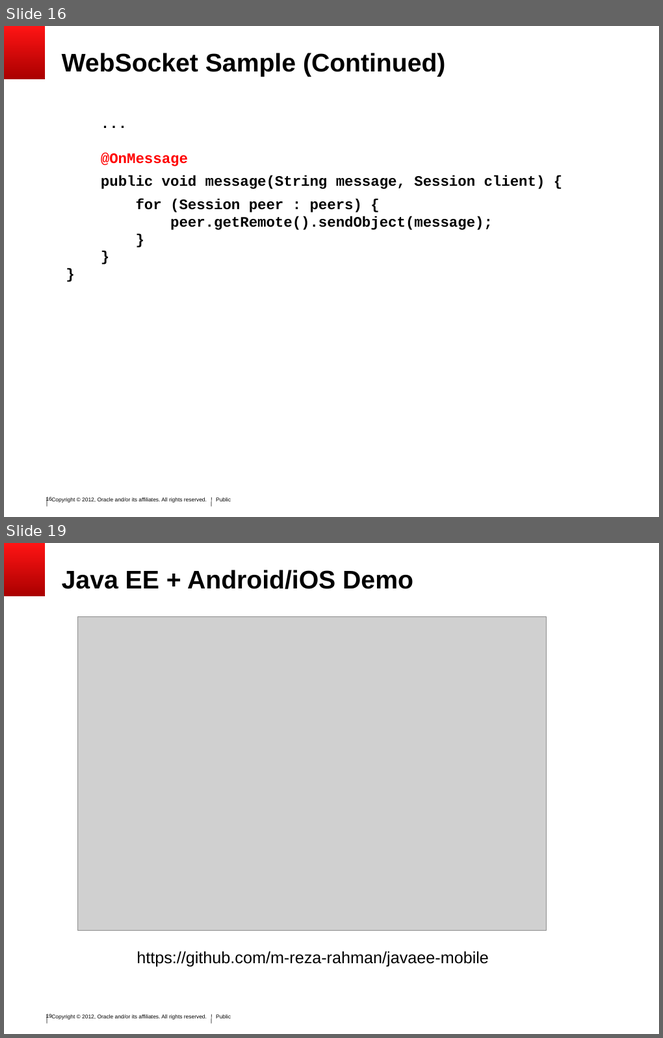
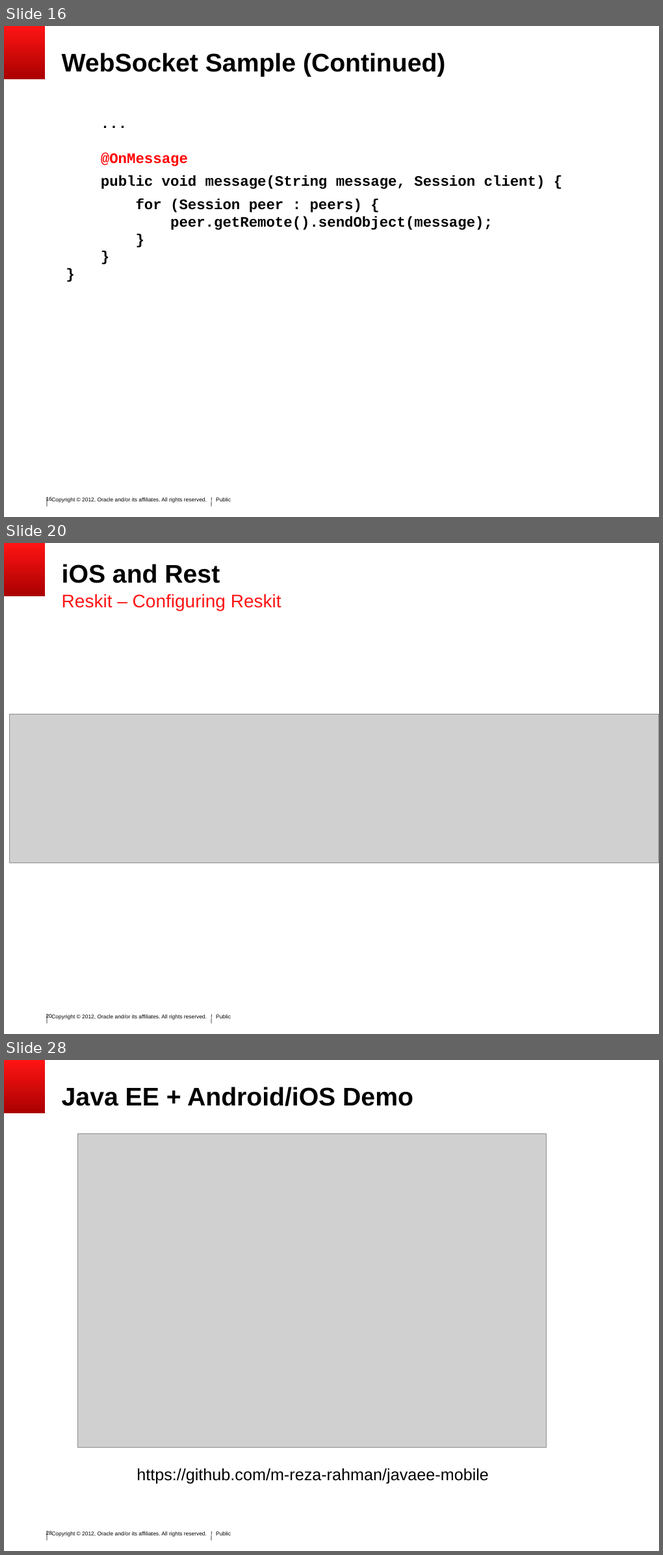
Before and after one commit to SoryBalde/javaee-mobile, a slide deck: javaee_mobile.ppt. Shown one above the other, each under a label of ours: slides 16 and 19 before the commit, slides 16, 20 and 28 after it; the slides between them are not shown. The pictures are 663x1038 and 663x1555 pixels, drawn with LibreOffice and Linux fonts; fonts in the diff are those of the drawing; grey boxes stand for pictures; background and template pictures are left out. Boxes give left, top, right and bottom in pixels: in the first picture for what was removed or moved away, otherwise in the second. Text is boxed around its words. In the diff, an @@ line names an element or a change of style, - is before the commit and + after.

```diff
--- a/javaee_mobile.ppt
+++ b/javaee_mobile.ppt
@@ slide 20 added at (4,543,659,1034), background #FFFFFF; not listed: 6 template elements that a slide beside it also shows @@
@@ title added at (62,564,220,583), 28 pt, text #000000, bold @@
+iOS and Rest
@@ text added at (62,594,282,611), 20 pt, text #FF1414 @@
+Reskit – Configuring Reskit
@@ picture added at (9,714,659,863) @@
@@ what was slide 19 is now slide 28 @@
@@ page number at (46,1531,52,1536): text changed @@
-19
+28
```
Also in this commit, not shown: 11 other slides added, 2 slides removed.
